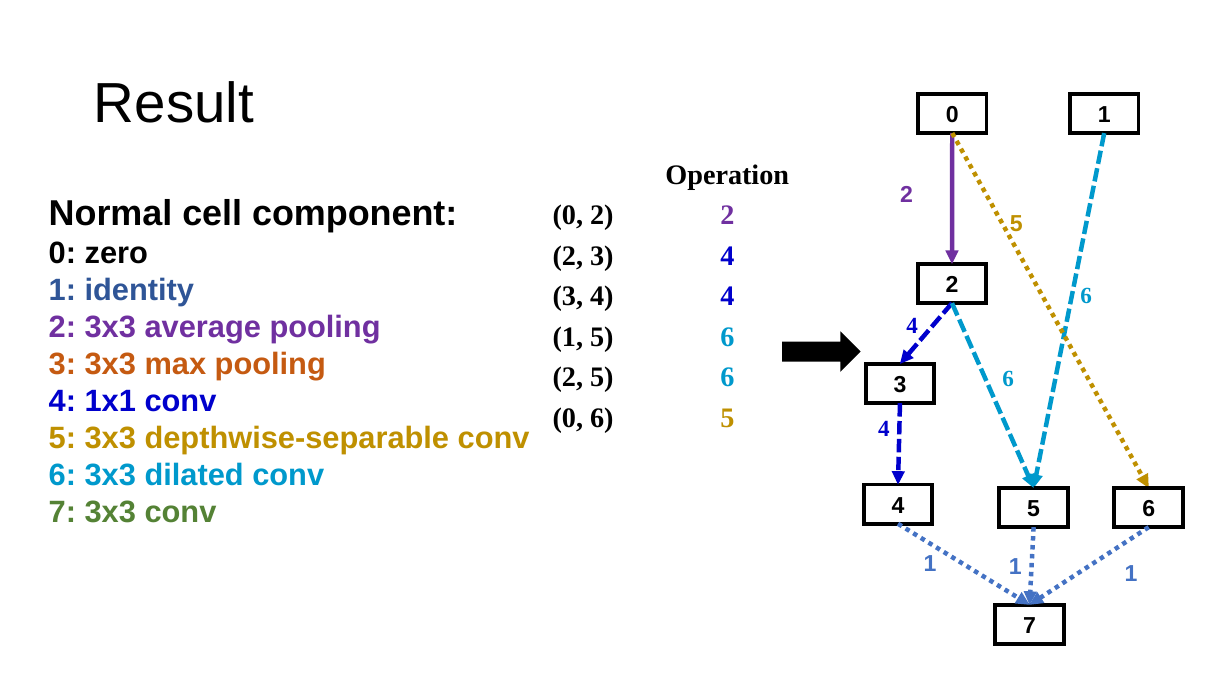
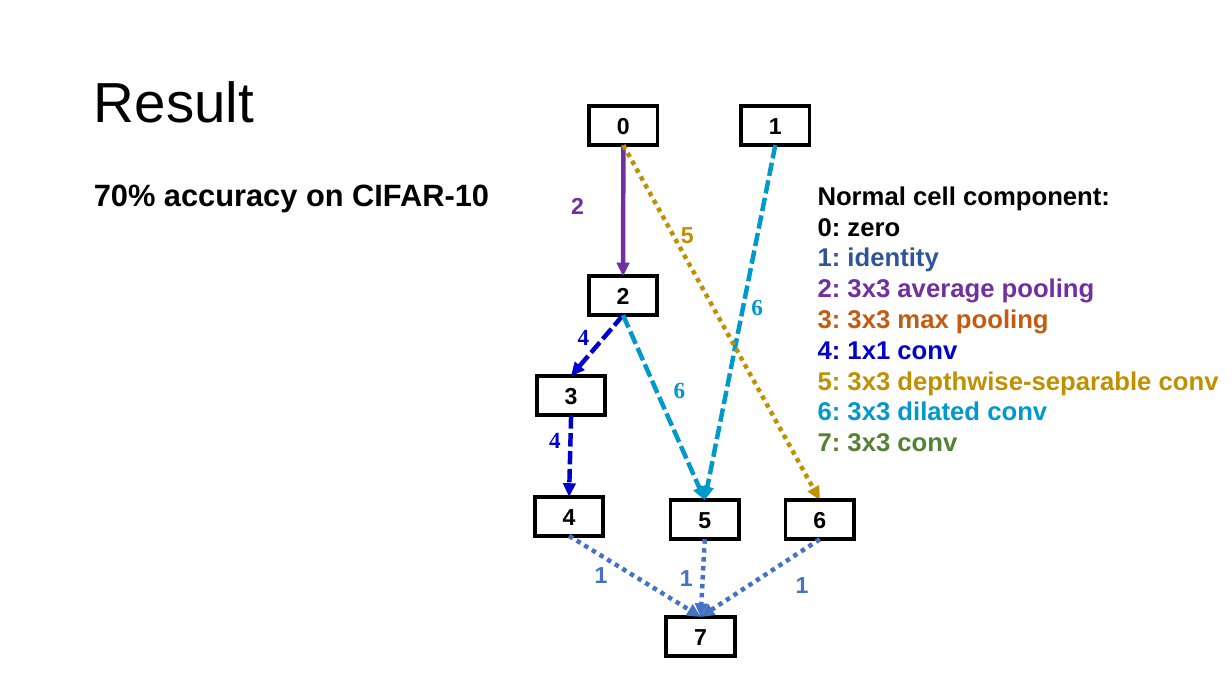
Before and after one commit to RangerX-36917/evoNAS, a slide deck: slide 25 of pre/mid/5.9_mid_report.pptx. Drawn at 1232x693 pixels with LibreOffice and Linux fonts; fonts in the diff are those of the drawing. Boxes give left, top, right and bottom in pixels: in the first picture for what was removed or moved away, otherwise in the second. Text is boxed around its words. In the diff, an @@ line names an element or a change of style, - is before the commit and + after.

```diff
--- a/pre/mid/5.9_mid_report.pptx
+++ b/pre/mid/5.9_mid_report.pptx
@@ table removed at (511, 154, 799, 457), 7 rows, 2 columns @@
- | Operation
-(0, 2) | 2
-(2, 3) | 4
-(3, 4) | 4
-(1, 5) | 6
-(2, 5) | 6
-(0, 6) | 5
@@ text "Normal cell component:": place and size @@
-text "Normal cell component:" at (49, 199, 530, 523)
+text "Normal cell component:" at (818, 186, 1219, 452)
@@ text "Normal cell component:" at (818, 186, 1219, 452): size 28 to 20 pt in "Normal cell component:"; size 24 to 20 pt in "0: zero", "1: identity", "2: 3x3 average pooling", "3: 3x3 max pooling" and 4 more places @@
@@ text added at (94, 184, 489, 211), 24 pt, text #000000, bold @@
+70% accuracy on CIFAR-10
@@ right arrow removed at (783, 333, 860, 370) @@
@@ 9 texts, 9 arrows, 7 rectangles: place and size @@
-9 texts, 9 arrows, 7 rectangles at (864, 94, 1183, 604)
+9 texts, 9 arrows, 7 rectangles at (535, 106, 854, 617)
@@ rectangle "7": place and size @@
-rectangle "7" at (995, 604, 1064, 643)
+rectangle "7" at (666, 617, 735, 656)
```
Also in this commit, not shown: 2 slides added, 1 other file.
